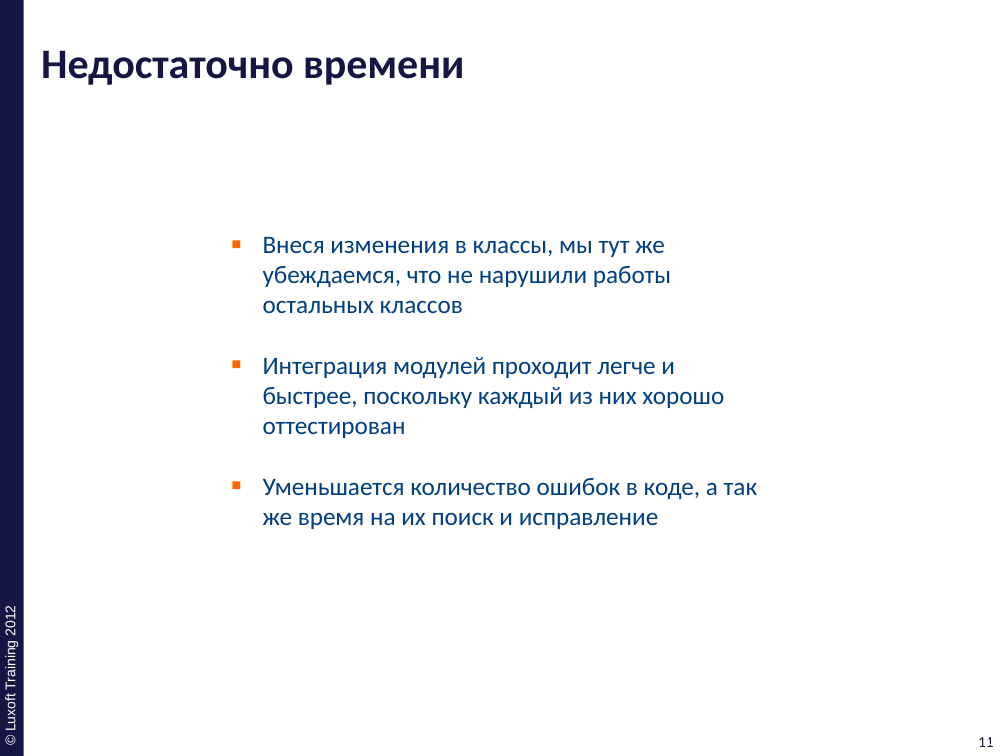
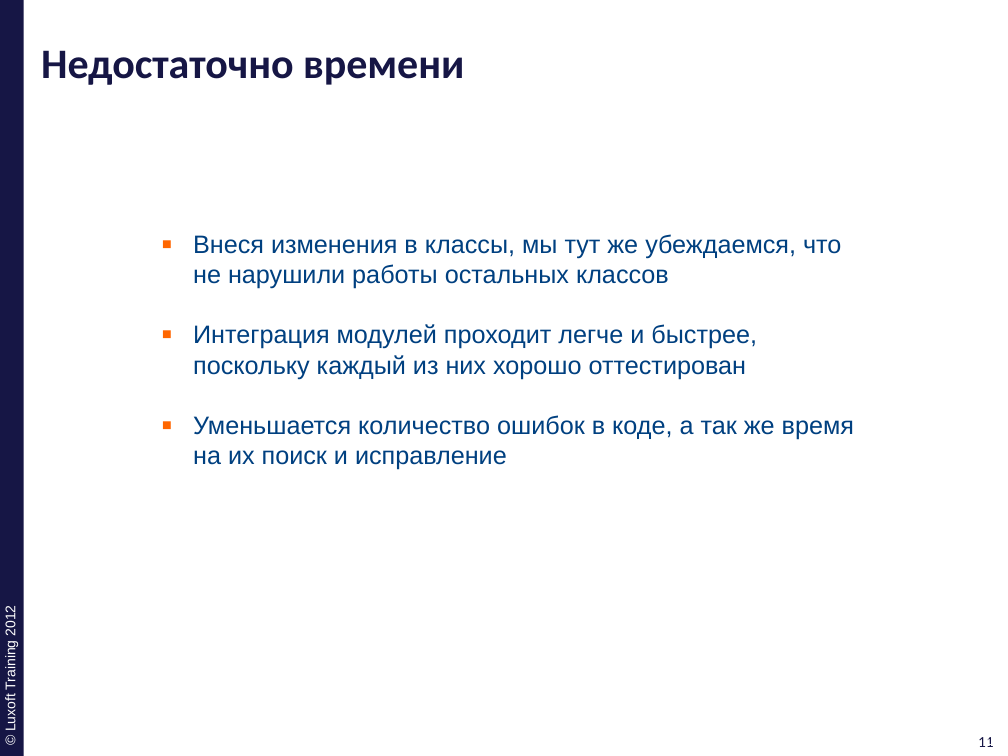
Before and after one commit to ivan-dyachenko/Trainings, a slide deck: slide 11 of Test Driven Development/materials/pptx/13. TDD-Evangelists.pptx. Drawn at 1008x756 pixels with LibreOffice and Linux fonts; fonts in the diff are those of the drawing; background and template pictures are left out. Boxes give left, top, right and bottom in pixels: in the first picture for what was removed or moved away, otherwise in the second. Text is boxed around its words. In the diff, an @@ line names an element or a change of style, - is before the commit and + after.

```diff
--- a/Test Driven Development/materials/pptx/13. TDD-Evangelists.pptx
+++ b/Test Driven Development/materials/pptx/13. TDD-Evangelists.pptx
@@ text "Внеся изменения в классы, мы ...": place and size @@
-text "Внеся изменения в классы, мы ..." at box(263, 236, 757, 529)
+text "Внеся изменения в классы, мы ..." at box(193, 234, 854, 470)
@@ text "Внеся изменения в классы, мы ..." at box(193, 234, 854, 470): font Calibri to Arial @@
```
Also in this commit, not shown: 14 other slides changed, 1 other file.
